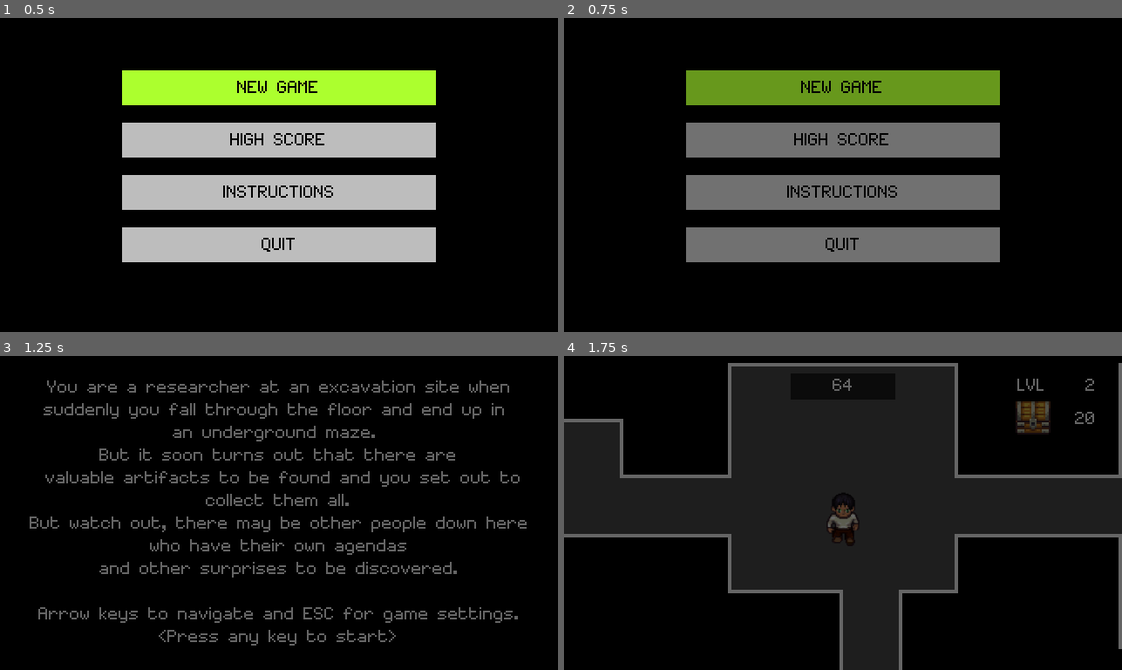
Above: before the commit, frames 1-4 (two rows, left to right).
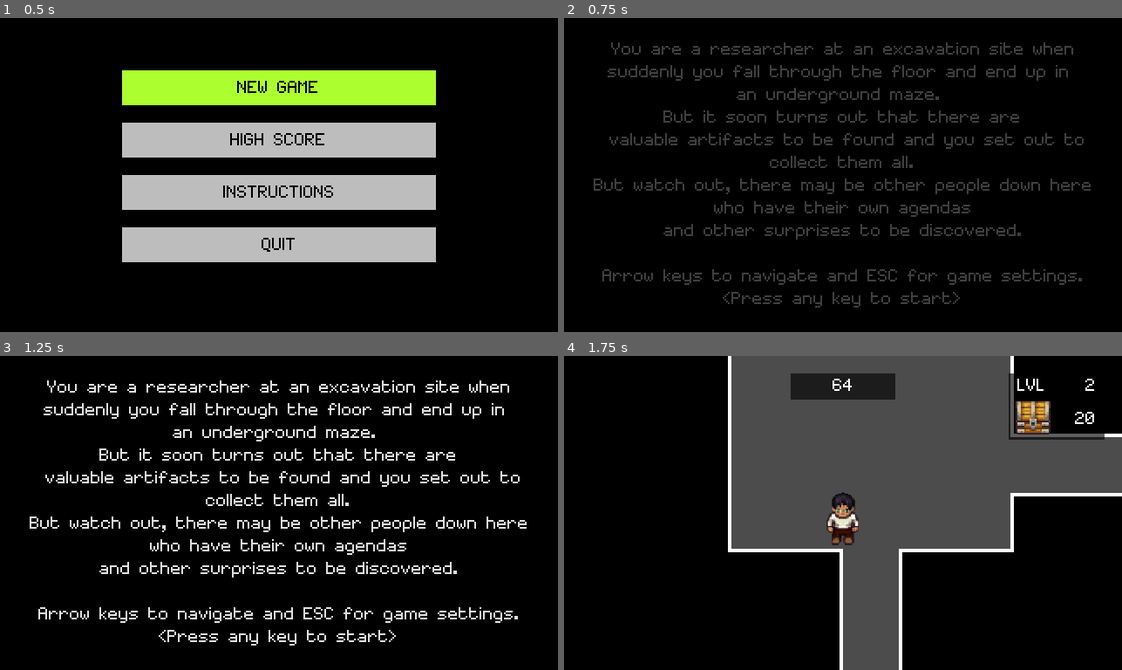
Above: after the commit, the same moments.

Repository: alittek/AC31009-Game
Game: Godot game, scene res://Scenes/StartScreen.tscn
Two runs of this game, one before a commit and one after it. Both use one fixed random seed, a clock stepped at 60 frames per second and the inputs below.
Inputs:
- Up to frame 1 (0.5 s): no input
- Up to frame 2 (0.75 s): tap Enter at 0.5 s; hold Right (move_right) from 0.53 s (still down); hold Space (interact) from 0.53 s (still down)
- Up to frame 3 (1.25 s): keep holding Right (move_right); keep holding Space (interact)
- Up to frame 4 (1.75 s): release Right (move_right) at 1.28 s; release Space (interact) at 1.28 s; hold Down (move_down) from 1.28 s (still down); tap Space (interact) at 1.35 s

Frame 1 is identical in both runs. In frame 2, 29% of the frame differs, in the area x 5-95%, y 7-93%; in frame 3, 7.3%; in frame 4, 54%, in the area x 0-100%, y 0-100%.

Commit message:
fixed multiple instances of instructions createdcreated

Diff:
--- a/Scenes/Chest.tscn
+++ b/Scenes/Chest.tscn
@@ -2,7 +2,6 @@
 
 [ext_resource path="res://Scripts/Chest.gd" type="Script" id=1]
 [ext_resource path="res://TileMap/TreasureChests.png" type="Texture" id=2]
-
 
 [sub_resource type="RectangleShape2D" id=1]
 
--- a/Scenes/Instructions.tscn
+++ b/Scenes/Instructions.tscn
@@ -2,7 +2,6 @@
 
 [ext_resource path="res://Font/Font.tres" type="DynamicFont" id=1]
 [ext_resource path="res://Scripts/Help.gd" type="Script" id=2]
-
 
 [node name="Help" type="Control"]
 margin_right = 40.0
@@ -15,19 +14,22 @@
 [node name="ColorRect" type="ColorRect" parent="."]
 margin_right = 320.0
 margin_bottom = 180.0
-color = Color( 0.313726, 0.313726, 0.313726, 1 )
+color = Color( 0, 0, 0, 0 )
+__meta__ = {
+"_edit_use_anchors_": false
+}
 
 [node name="Instructions" type="ColorRect" parent="."]
-margin_left = 70.0
+margin_left = 55.0
 margin_top = 20.0
-margin_right = 250.0
+margin_right = 265.0
 margin_bottom = 140.0
 __meta__ = {
 "_edit_use_anchors_": false
 }
 
 [node name="Label" type="Label" parent="Instructions"]
-margin_right = 180.0
+margin_right = 210.0
 margin_bottom = 20.0
 custom_fonts/font = ExtResource( 1 )
 custom_colors/font_color = Color( 0, 0, 0, 1 )
@@ -40,7 +42,7 @@
 
 [node name="Label_text" type="Label" parent="Instructions"]
 margin_top = 20.0
-margin_right = 180.0
+margin_right = 210.0
 margin_bottom = 120.0
 custom_fonts/font = ExtResource( 1 )
 custom_colors/font_color = Color( 0, 0, 0, 1 )
--- a/Scenes/NPC.tscn
+++ b/Scenes/NPC.tscn
@@ -2,7 +2,6 @@
 
 [ext_resource path="res://Scripts/OtherNPC.gd" type="Script" id=1]
 [ext_resource path="res://NPC/hooded.png" type="Texture" id=2]
-
 
 [sub_resource type="Animation" id=1]
 resource_name = "Idle_down"
@@ -128,7 +127,7 @@
 }
 
 [sub_resource type="RectangleShape2D" id=9]
-extents = Vector2( 18.3656, 17.626 )
+extents = Vector2( 20, 18 )
 
 [node name="NPC" type="KinematicBody2D"]
 scale = Vector2( 0.5, 0.5 )
@@ -139,7 +138,6 @@
 vframes = 4
 hframes = 8
 frame = 4
-region_rect = Rect2( 20, 15, 40, 65 )
 
 [node name="AnimationPlayer" type="AnimationPlayer" parent="."]
 anims/Idle_down = SubResource( 1 )
@@ -152,9 +150,8 @@
 anims/Walk_up = SubResource( 8 )
 
 [node name="CollisionShape2D" type="CollisionShape2D" parent="."]
-position = Vector2( 1.52588e-05, 17.8249 )
+position = Vector2( 0, 19 )
 shape = SubResource( 9 )
 
-[node name="RayCast2D" type="RayCast2D" parent="."]
-position = Vector2( 0, 2.47487 )
-enabled = true
+[node name="Effect" type="Tween" parent="."]
+[connection signal="tween_completed" from="Effect" to="." method="_on_Effect_tween_completed"]
--- a/Scenes/SceneTransition.tscn
+++ b/Scenes/SceneTransition.tscn
@@ -4,7 +4,7 @@
 
 [sub_resource type="Animation" id=1]
 resource_name = "Fade"
-length = 0.5
+length = 0.8
 tracks/0/type = "value"
 tracks/0/path = NodePath(".:modulate")
 tracks/0/interp = 1
@@ -12,7 +12,7 @@
 tracks/0/imported = false
 tracks/0/enabled = true
 tracks/0/keys = {
-"times": PoolRealArray( 0, 0.5 ),
+"times": PoolRealArray( 0, 0.8 ),
 "transitions": PoolRealArray( 1, 1 ),
 "update": 0,
 "values": [ Color( 1, 1, 1, 0 ), Color( 1, 1, 1, 1 ) ]
--- a/Scripts/Help.gd
+++ b/Scripts/Help.gd
@@ -9,6 +9,6 @@
 
 func _input(event):
 	if Input.is_action_just_pressed("menu"):
+		#Transition.play_fadeIn()
 		queue_free()
-		#emit_signal("closeInstr")
-		print("close signel ......2")
+		#Transition.play_fadeOut()
--- a/Scripts/MenuPopup.gd
+++ b/Scripts/MenuPopup.gd
@@ -2,7 +2,7 @@
 
 var already_paused
 var selected_menu = 0
-
+var instanced = false
 
 func change_menu_color():
 	$Resume.color = Color.gray
@@ -46,8 +46,14 @@
 					#player.set_process_input(true)
 					hide()
 				1:
-					var instr = preload("res://Scenes/Instructions.tscn").instance()
-					add_child(instr)
+					# TODO fade not working!!!
+					if instanced == false:
+						var ins = preload("res://Scenes/Instructions.tscn").instance()
+						#Transition.play_fadeIn()
+						add_child(ins)
+						instanced = true
+						print(".................. child added ")
+						#Transition.play_fadeOut()
 				2:
 					# Quit game, back to start screen
 					get_node("/root/WorldMap").queue_free()
--- a/Scripts/OtherNPC.gd
+++ b/Scripts/OtherNPC.gd
@@ -8,12 +8,24 @@
 var rng = RandomNumberGenerator.new()
 var direc : Vector2
 
-var stealDist : int = 20
+var stealDist : int = 30
 var stolen = false
 var amount : int = 1
 var chaseDist : int = 400
 
+var triggered = false
+onready var effect = get_node("Effect")
+onready var sprite = get_node("Sprite")
+
 onready var player = get_tree().root.get_node("WorldMap/Player")
+
+func _ready():
+	effect.interpolate_property(sprite, 'scale',
+			sprite.get_scale(), Vector2(0.7,0.7), 0.3,
+			Tween.TRANS_QUAD, Tween.EASE_OUT)
+	effect.interpolate_property(sprite, 'modulate',
+			Color(1,1,1,1), Color(1,1,1,0), 0.3,
+			Tween.TRANS_QUAD, Tween.EASE_OUT)
 
 # state pattern to run different NPC behaviour
 func _process(delta):
@@ -98,5 +110,7 @@
 # enemy disapears
 func flee():
 	$AnimationPlayer.stop(false)
-	yield(get_tree().create_timer(1.5), "timeout")
+	effect.start()
+
+func _on_Effect_tween_completed(object, key):
 	queue_free()
--- a/Scripts/Player.gd
+++ b/Scripts/Player.gd
@@ -72,9 +72,3 @@
 		return
 	Global.set_artifacts(newArti)
 	ui.update_artNb_text(Global.artifacts)
-#	if artifacts <= 0:
-#		die()
-
-func die():
-	#TODO back to menu?
-	get_tree().reload_current_scene()
--- a/Scripts/SceneTransition.gd
+++ b/Scripts/SceneTransition.gd
@@ -1,13 +1,19 @@
 extends CanvasLayer
-
-func _ready():
-	pass
 
 func change_stage(scene_path):
 	# transition to black
-	get_node("SceneTransition/AnimationPlayer").play("Fade")
-	yield(get_node("SceneTransition/AnimationPlayer"),"animation_finished")
+	play_fadeIn()
 	# switch scene
 	get_tree().change_scene(scene_path)
 	# transition to clear
+	play_fadeOut()
+
+func play_fadeIn():
+	get_node("SceneTransition/AnimationPlayer").play("Fade")
+	yield(get_node("SceneTransition/AnimationPlayer"),"animation_finished")
+	print("fade in .............")
+
+func play_fadeOut():
 	get_node("SceneTransition/AnimationPlayer").play_backwards("Fade")
+	yield(get_node("SceneTransition/AnimationPlayer"),"animation_finished")
+	print("fade out  .............")
--- a/Scripts/StartScreen.gd
+++ b/Scripts/StartScreen.gd
@@ -1,6 +1,7 @@
 extends Node2D
 
 var selected_menu = 0
+var instanced = false
 
 func change_menu_color():
 	$NewGame.color = Color.gray
@@ -36,22 +37,25 @@
 		match selected_menu:
 			0:
 				# New game
-				#get_tree().change_scene("res://Scenes/Intro.tscn")
 				Transition.change_stage("res://Scenes/Intro.tscn")
+
 			1:
 				# Highscore
-				#get_tree().change_scene("res://Scenes/GameScore.tscn")
 				Transition.change_stage("res://Scenes/GameScore.tscn")
-
-#				var next_level_resource = load("res://Scenes/World.tscn");
-#				var next_level = next_level_resource.instance()
-#				next_level.load_saved_game = true
-#				get_tree().root.call_deferred("add_child", next_level)
-#				queue_free()
+#				Transition.play_fadeIn()
+#				get_tree().change_scene("res://Scenes/GameScore.tscn")
+#				Transition.play_fadeOut()
 			2:
 				# Instructions
-				var instr = preload("res://Scenes/Instructions.tscn").instance()
-				add_child(instr)
+				if instanced == false:
+					var instr = preload("res://Scenes/Instructions.tscn").instance()
+					#Transition.display_scene(instr)
+					Transition.play_fadeIn()
+					add_child(instr)
+					instanced = true
+					print("... child also added ......")
+					Transition.play_fadeOut()
 			3:
 				# Quit game
+				Transition.play_fadeIn()
 				get_tree().quit()
--- a/Scripts/World.gd
+++ b/Scripts/World.gd
@@ -117,9 +117,6 @@
 	Global.set_timer(timer.get_time_left()+(level*3))
 	Global.set_enemies(enemies+1)
 	Transition.change_stage("res://Scenes/Map.tscn")
-	#get_tree().edited_scene_root.filename
-	#Transition.reload(get_tree().get_current_scene())
-	#get_tree().reload_current_scene()
 
 # check if space is available
 func free_space(vector):
@@ -131,14 +128,6 @@
 		objects.append(vector)
 		return true
 
-
-#func _input(event):
-#	if event.is_action_pressed("interact"):
-#		next_level()
-
-func save():
-	pass
-
 func _on_timer_timeout():
 	emit_signal("death")
 	Global.reset_values()
